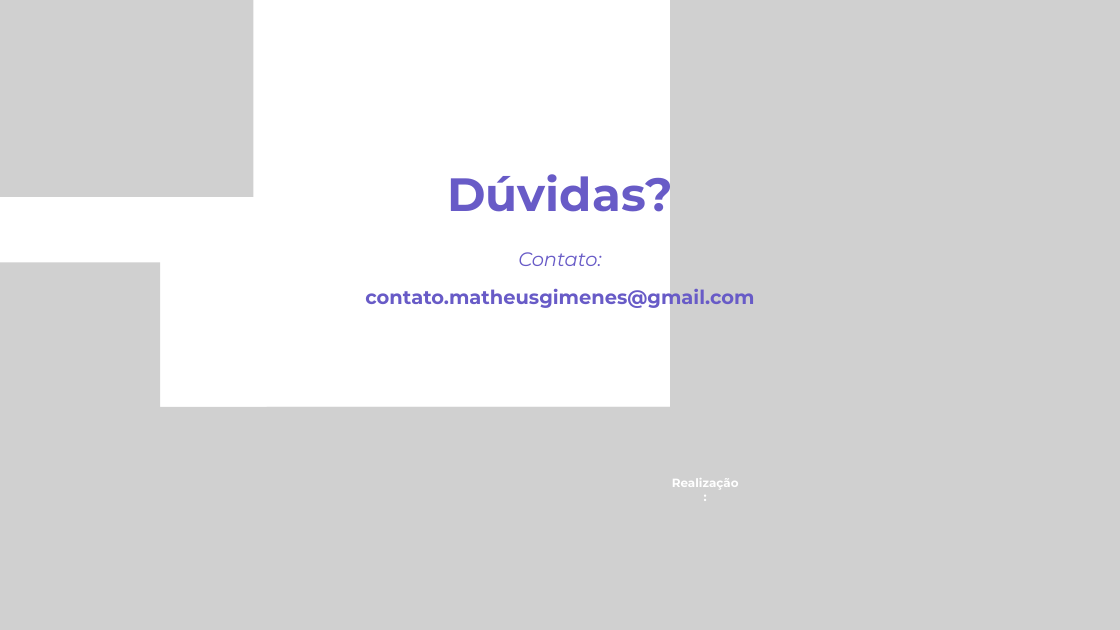
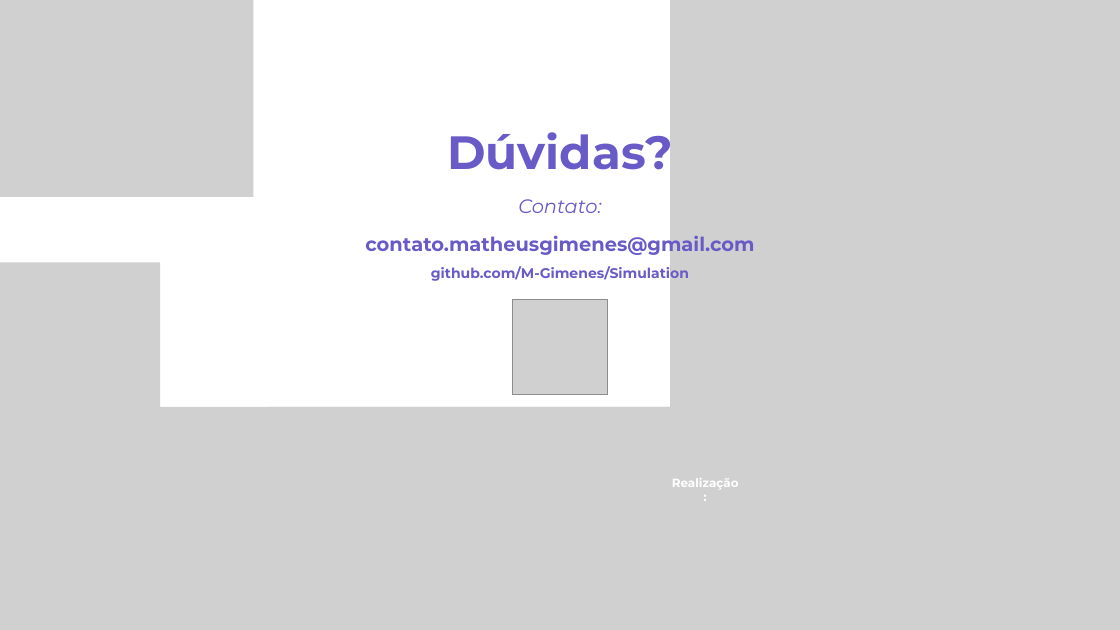
Before and after one commit to M-Gimenes/Simulation, a slide deck: slide 8 of overleaf/talk-latinoware-2026/slides.pptx (slide 9 before the commit). Drawn at 1120x630 pixels with LibreOffice and Linux fonts; fonts in the diff are those of the drawing; grey boxes stand for pictures. Boxes give left, top, right and bottom in pixels: in the first picture for what was removed or moved away, otherwise in the second. Text is boxed around its words. In the diff, an @@ line names an element or a change of style, - is before the commit and + after.

```diff
--- a/overleaf/talk-latinoware-2026/slides.pptx
+++ b/overleaf/talk-latinoware-2026/slides.pptx
@@ text "Dúvidas?": place and size @@
-text "Dúvidas?" at (447, 166, 672, 222)
+text "Dúvidas?" at (447, 124, 672, 180)
@@ text "Contato:": place and size @@
-text "Contato:" at (518, 252, 601, 266)
+text "Contato:" at (518, 199, 601, 213)
@@ text "contato.matheusgimenes@gmail.com": place and size @@
-text "contato.matheusgimenes@gmail.com" at (365, 285, 754, 310)
+text "contato.matheusgimenes@gmail.com" at (365, 232, 754, 257)
@@ text added at (431, 264, 689, 282), 18 pt, text #685BC7, bold @@
+github.com/M-Gimenes/Simulation
@@ rounded rectangle added at (510, 297, 610, 398), fill #FFFFFF @@
@@ picture added at (512, 300, 608, 395) @@
```
Also in this commit, not shown: 6 other slides changed, 3 slides added, 1 slide removed, 2 other files.
